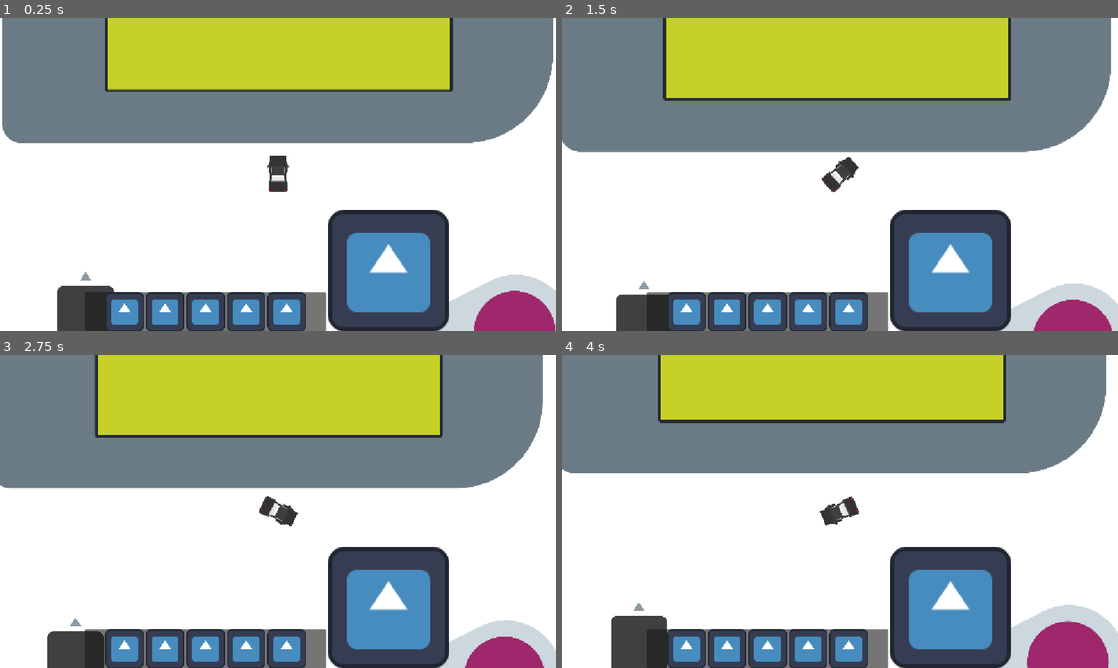
Above: before the commit, frames 1-4 (two rows, left to right).
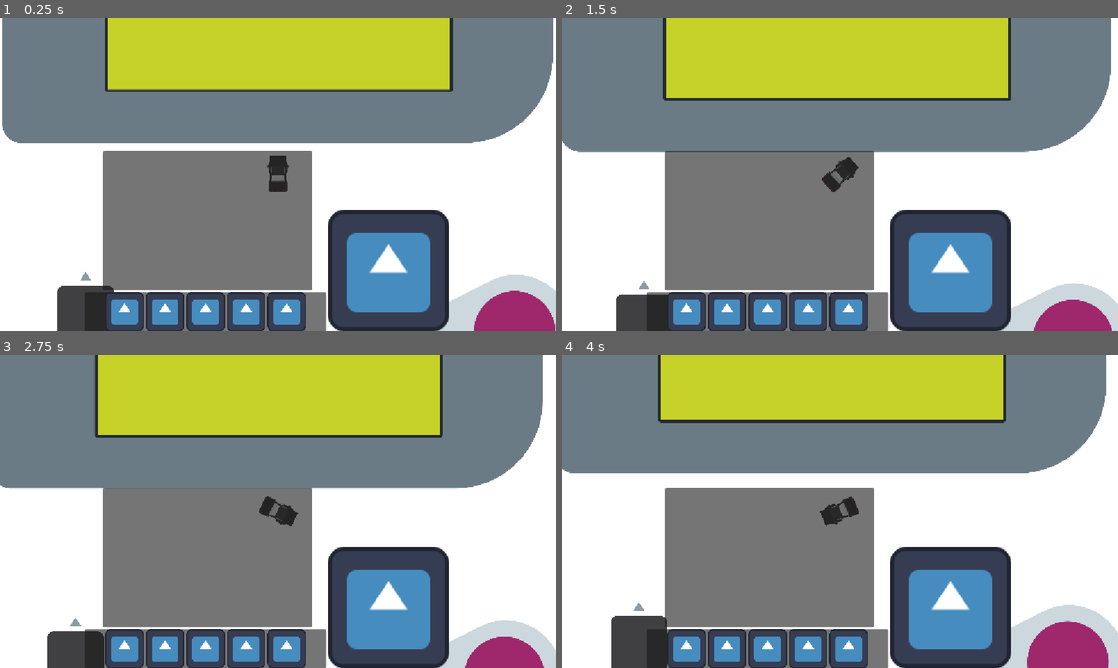
Above: after the commit, the same moments.

Repository: DBorgKiwami/game-jam-2
Game: Godot game, scene res://levels/testlevel.tscn
The game is run twice, just before and just after one commit, with the same random seed, the same clock (stepped at 60 frames per second) and the same inputs. The engine's default icon, where the game draws it, is replaced by a stand-in: a white triangle on a blue panel in a dark square.
Inputs:
- Up to frame 1 (0.25 s): no input
- Up to frame 2 (1.5 s): tap Enter at 0.5 s; hold Right (turn_right) 0.53-1.28 s; hold Up (gas_pedal) 0.53-1.28 s; hold Space (brakes) from 1.28 s (still down); tap Up (gas_pedal) at 1.35 s
- Up to frame 3 (2.75 s): release Space (brakes) at 2.03 s; hold Right (turn_right) from 2.03 s (still down); hold Up (gas_pedal) from 2.03 s (still down)
- Up to frame 4 (4 s): release Up (gas_pedal) at 2.78 s; tap Up (gas_pedal) at 2.85 s; release Right (turn_right) at 3.53 s; hold Left (turn_left) from 3.53 s (still down); hold Up (gas_pedal) from 3.53 s (still down)

The runs differ from the first frame. In frame 1, 16% of the frame differs, in the area x 18-57%, y 42-88%; in frame 2, 17%; in frame 3, 17%; in frame 4, 17%.

Commit message:
Added test minigame to toolbar scene

Diff:
--- /dev/null
+++ b/minigames/testminigame.tscn
@@ -0,0 +1,17 @@
+[gd_scene format=3 uid="uid://bq6dbw55wnsw0"]
+
+[node name="Testminigame" type="Node2D" unique_id=1738096528]
+
+[node name="Panel" type="Panel" parent="." unique_id=682609614]
+custom_minimum_size = Vector2(1080, 720)
+anchors_preset = 8
+anchor_left = 0.5
+anchor_top = 0.5
+anchor_right = 0.5
+anchor_bottom = 0.5
+offset_left = -540.0
+offset_top = -360.0
+offset_right = 540.0
+offset_bottom = 360.0
+grow_horizontal = 2
+grow_vertical = 2
--- a/ui/toolbar.tscn
+++ b/ui/toolbar.tscn
@@ -1,6 +1,7 @@
 [gd_scene format=3 uid="uid://bkhavqi0ynfy4"]
 
 [ext_resource type="Texture2D" uid="uid://di8abe44rp8bk" path="res://icon.svg" id="2_ata6n"]
+[ext_resource type="PackedScene" uid="uid://bq6dbw55wnsw0" path="res://minigames/testminigame.tscn" id="2_gb7al"]
 
 [node name="Toolbar" type="CanvasLayer" unique_id=1357045452]
 
@@ -85,3 +86,8 @@
 stretch_mode = 4
 
 [node name="MinigameContainer" type="CanvasLayer" parent="." unique_id=985513871]
+offset = Vector2(430, 420)
+scale = Vector2(0.4, 0.4)
+transform = Transform2D(0.4, 0, 0, 0.4, 430, 420)
+
+[node name="Testminigame" parent="MinigameContainer" unique_id=1738096528 instance=ExtResource("2_gb7al")]
